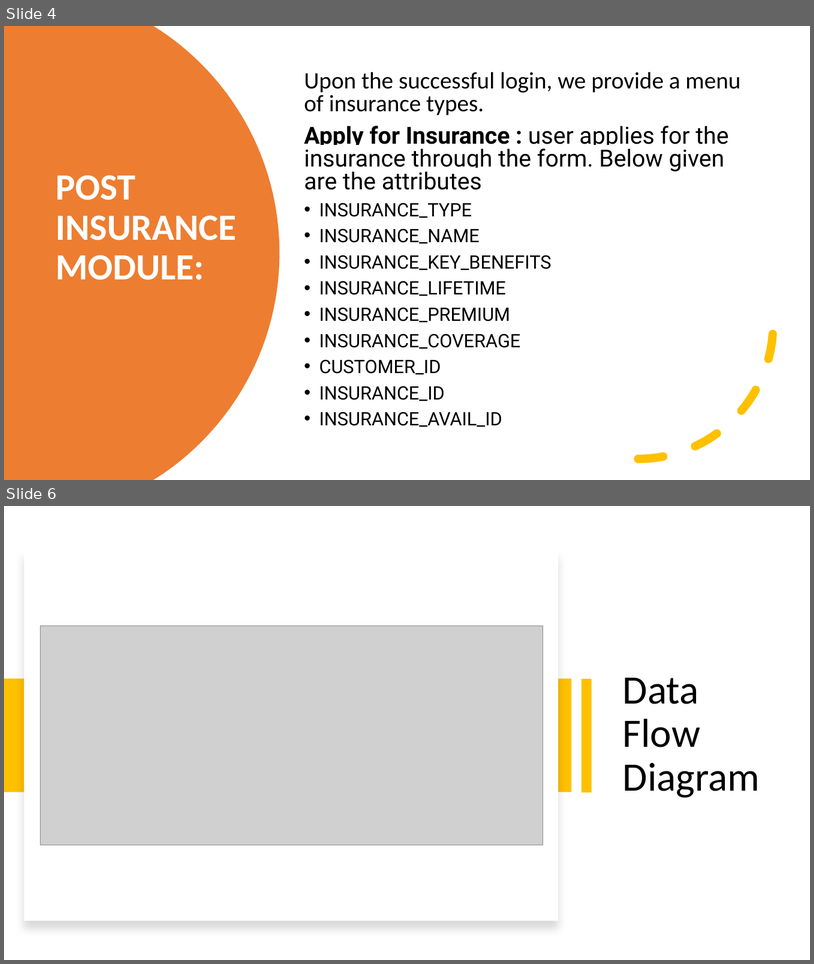
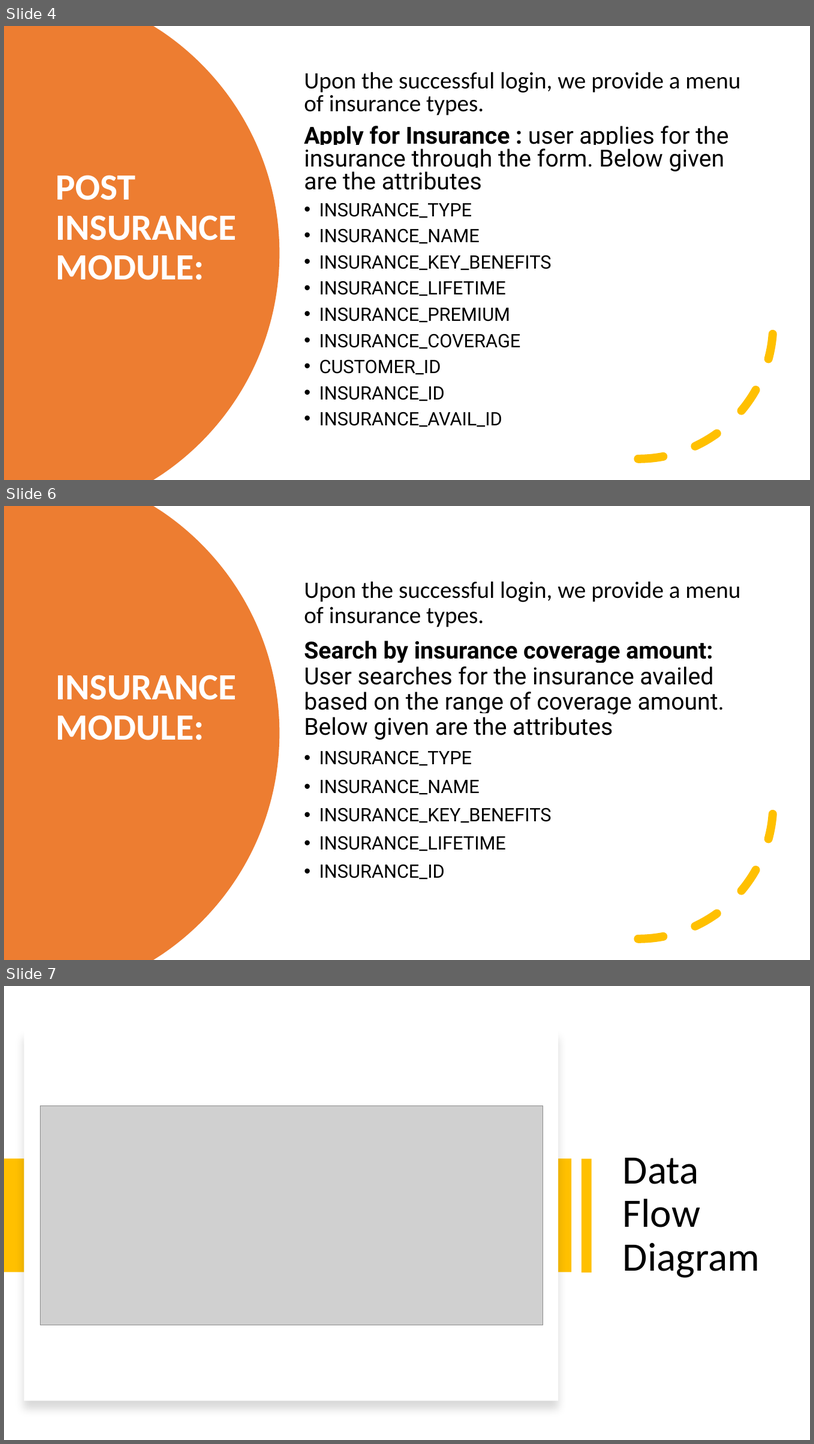
Before and after one commit to DivijaPat/DLTE-JavaFullStack-Divija-2024, a slide deck: DLTE-FinalProject/MyBank Banking applicationFinal.pptx. Shown one above the other, each under a label of ours: slides 4 and 6 before the commit, slides 4, 6 and 7 after it; the slides between them are not shown. The pictures are 814x964 and 814x1444 pixels, drawn with LibreOffice and Linux fonts; fonts in the diff are those of the drawing; grey boxes stand for pictures. Boxes give left, top, right and bottom in pixels: in the first picture for what was removed or moved away, otherwise in the second. Text is boxed around its words. In the diff, an @@ line names an element or a change of style, - is before the commit and + after.

```diff
--- a/DLTE-FinalProject/MyBank Banking applicationFinal.pptx
+++ b/DLTE-FinalProject/MyBank Banking applicationFinal.pptx
@@ slide 6 added at (x1=4, y1=506, x2=810, y2=960), background #FFFFFF @@
@@ freeform shape added at (x1=4, y1=506, x2=280, y2=960), fill #ED7D31 @@
@@ text added at (x1=304, y1=581, x2=741, y2=879), 28 pt, text #000000 @@
+Upon the successful login, we provide a menu of insurance types.
+Search by insurance coverage amount: User searches for the insurance availed based on the range of coverage amount. Below given are the attributes
+• INSURANCE_TYPE
+• INSURANCE_NAME
+• INSURANCE_KEY_BENEFITS
+• INSURANCE_LIFETIME
+• INSURANCE_ID
@@ title added at (x1=56, y1=675, x2=236, y2=740), 44 pt, text #FFFFFF, bold @@
+INSURANCE MODULE:
@@ arc (boxed as its full ellipse) added at (x1=504, y1=669, x2=774, y2=939), outline #FFC000 10 pt dashed @@
@@ what was slide 6 is now slide 7 @@
```
Also in this commit, not shown: 1 slide changed.
